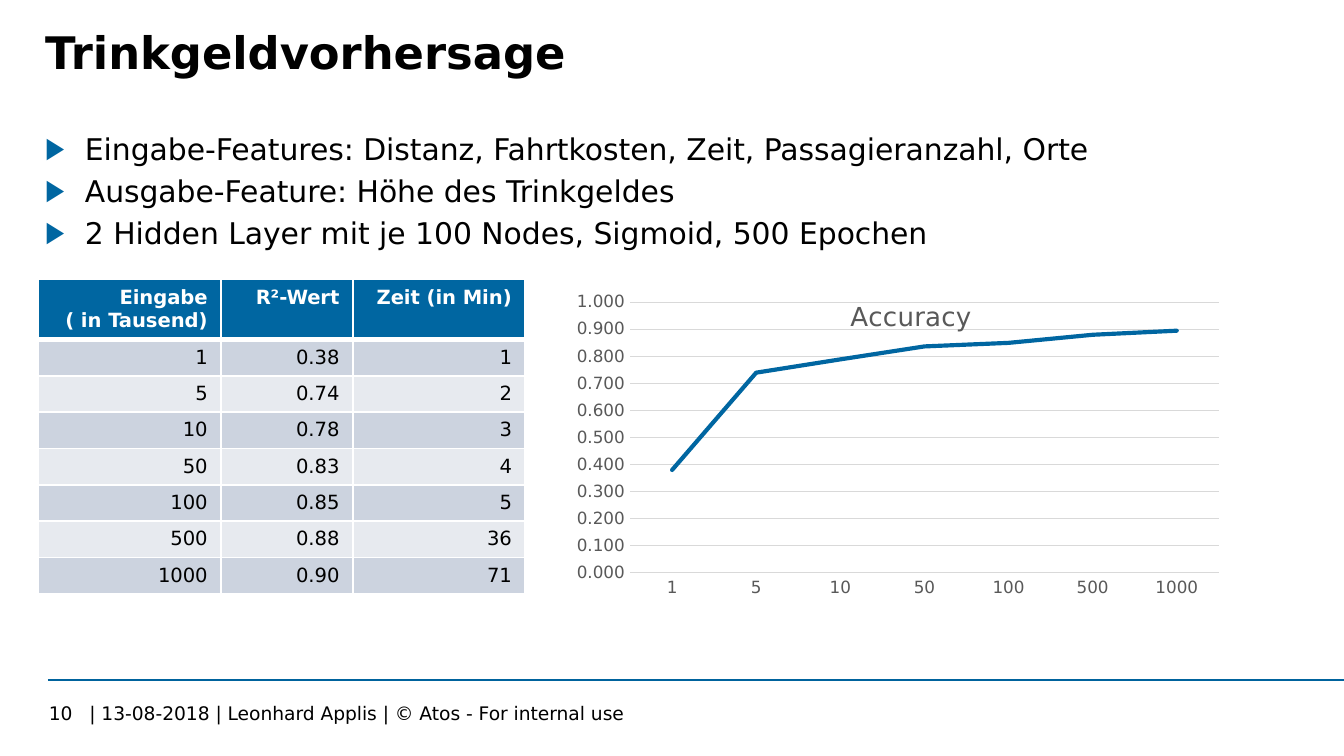
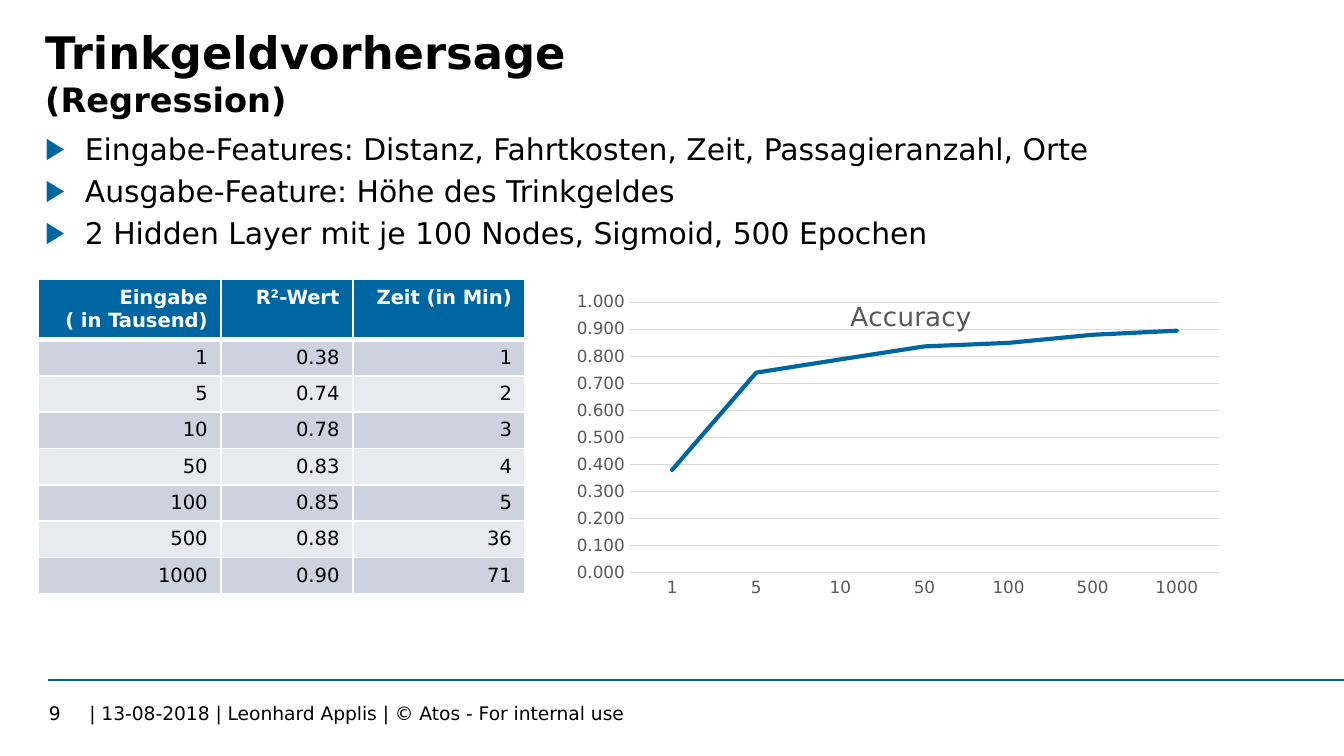
Before and after one commit to Twonki/Bachelorthesis, a slide deck: slide 9 of Bachelor_Zwischenstand.pptx (slide 10 before the commit). Drawn at 1344x756 pixels with LibreOffice and Linux fonts; fonts in the diff are those of the drawing; background and template pictures are left out. Boxes give left, top, right and bottom in pixels: in the first picture for what was removed or moved away, otherwise in the second. Text is boxed around its words. In the diff, an @@ line names an element or a change of style, - is before the commit and + after.

```diff
--- a/Bachelor_Zwischenstand.pptx
+++ b/Bachelor_Zwischenstand.pptx
@@ title at (x1=45, y1=35, x2=565, y2=119): text changed @@
-Trinkgeldvorhersage
+Trinkgeldvorhersage
+(Regression)
@@ page number at (x1=49, y1=706, x2=61, y2=721): text changed @@
-10
+9
```
Also in this commit, not shown: 4 other slides changed, 3 slides added.
